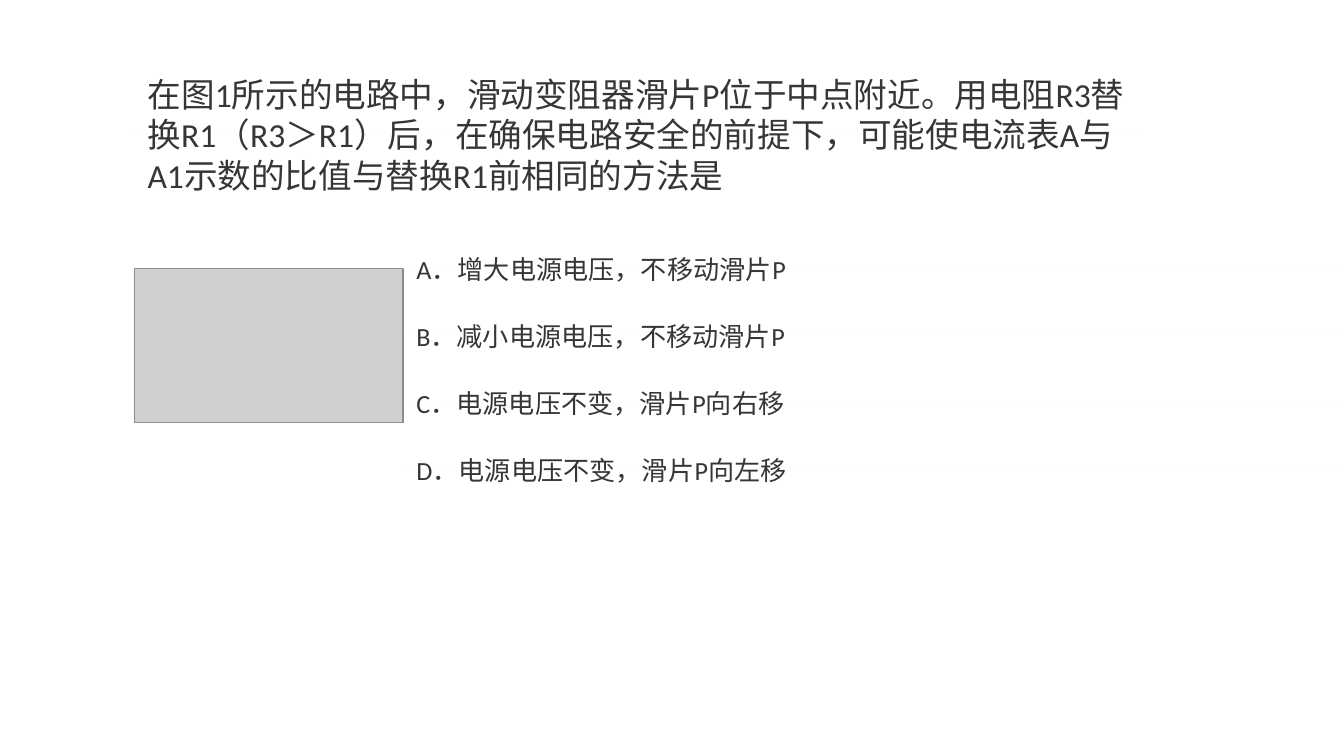
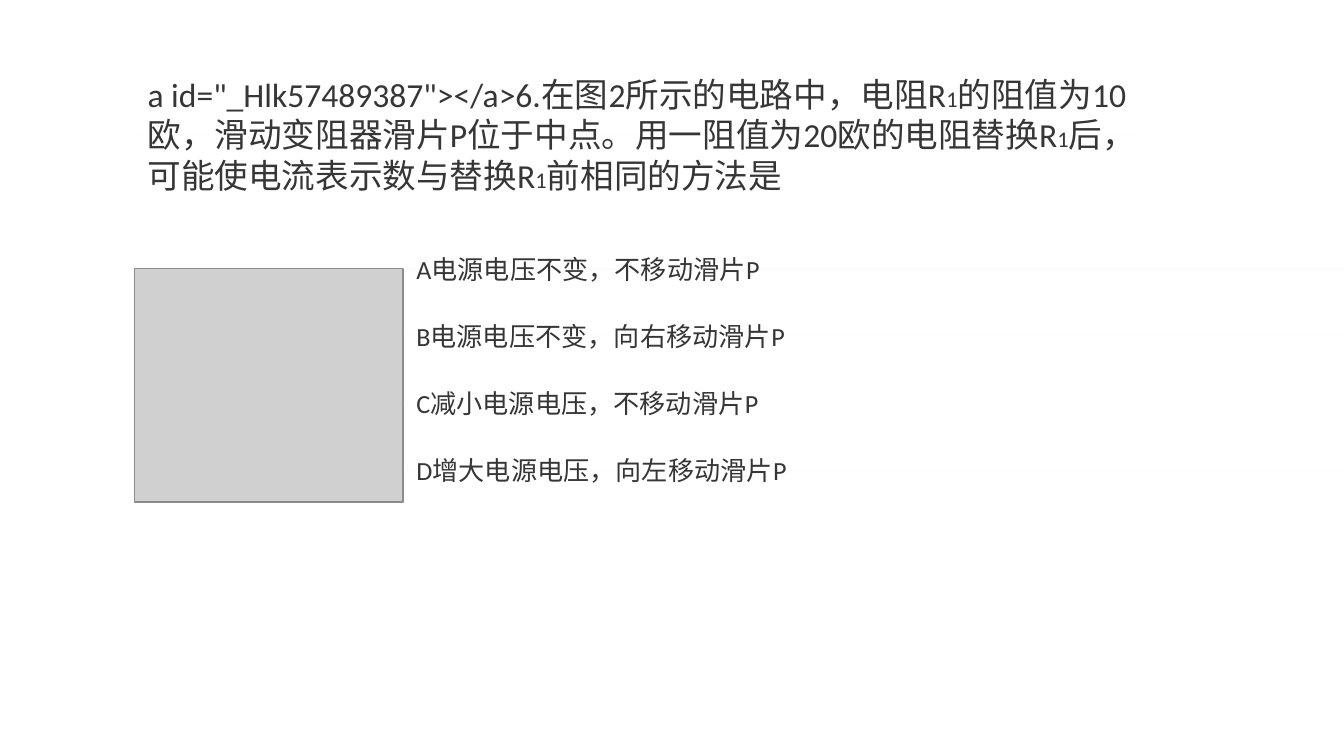
Before and after one commit to momoko8443/mang_project, a slide deck: slide 6 of question.pptx (slide 5 before the commit). Drawn at 1344x756 pixels with LibreOffice and Linux fonts; fonts in the diff are those of the drawing; grey boxes stand for pictures. Boxes give left, top, right and bottom in pixels: in the first picture for what was removed or moved away, otherwise in the second. Text is boxed around its words. In the diff, an @@ line names an element or a change of style, - is before the commit and + after.

```diff
--- a/question.pptx
+++ b/question.pptx
@@ text in rectangle at (148, 80, 1058, 191): text changed @@
-在图1所示的电路中，滑动变阻器滑片P位于中点附近。用电阻R3替换R1（R3＞R1）后，在确保电路安全的前提下，可能使电流表A与A1示数的比值与替换R1前相同的方法是
+a id="_Hlk57489387"></a>6.在图2所示的电路中，电阻R1的阻值为10欧，滑动变阻器滑片P位于中点。用一阻值为20欧的电阻替换R1后，可能使电流表示数与替换R1前相同的方法是
@@ picture: place and size @@
-picture at (134, 269, 403, 422)
+picture at (134, 269, 403, 503)
@@ text at (416, 257, 759, 282): text changed @@
-A．增大电源电压，不移动滑片P
+A电源电压不变，不移动滑片P
@@ text at (416, 325, 784, 349): text changed @@
-B．减小电源电压，不移动滑片P
+B电源电压不变，向右移动滑片P
@@ text at (416, 392, 758, 416): text changed @@
-C．电源电压不变，滑片P向右移
+C减小电源电压，不移动滑片P
@@ text at (416, 459, 786, 483): text changed @@
-D．电源电压不变，滑片P向左移
+D增大电源电压，向左移动滑片P
```
Also in this commit, not shown: 3 other slides changed, 2 slides added, 2 slides removed, 5 other files.
